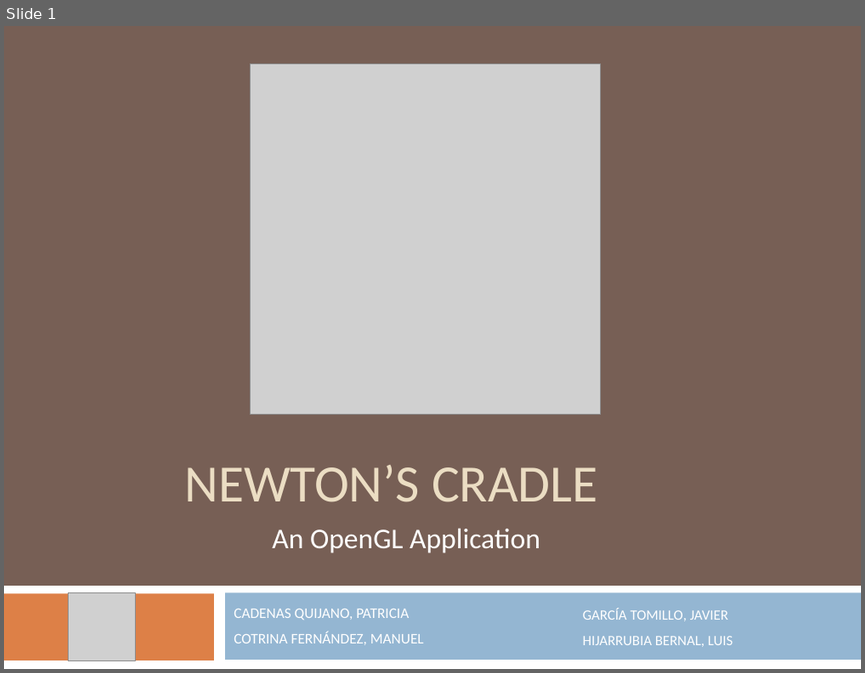
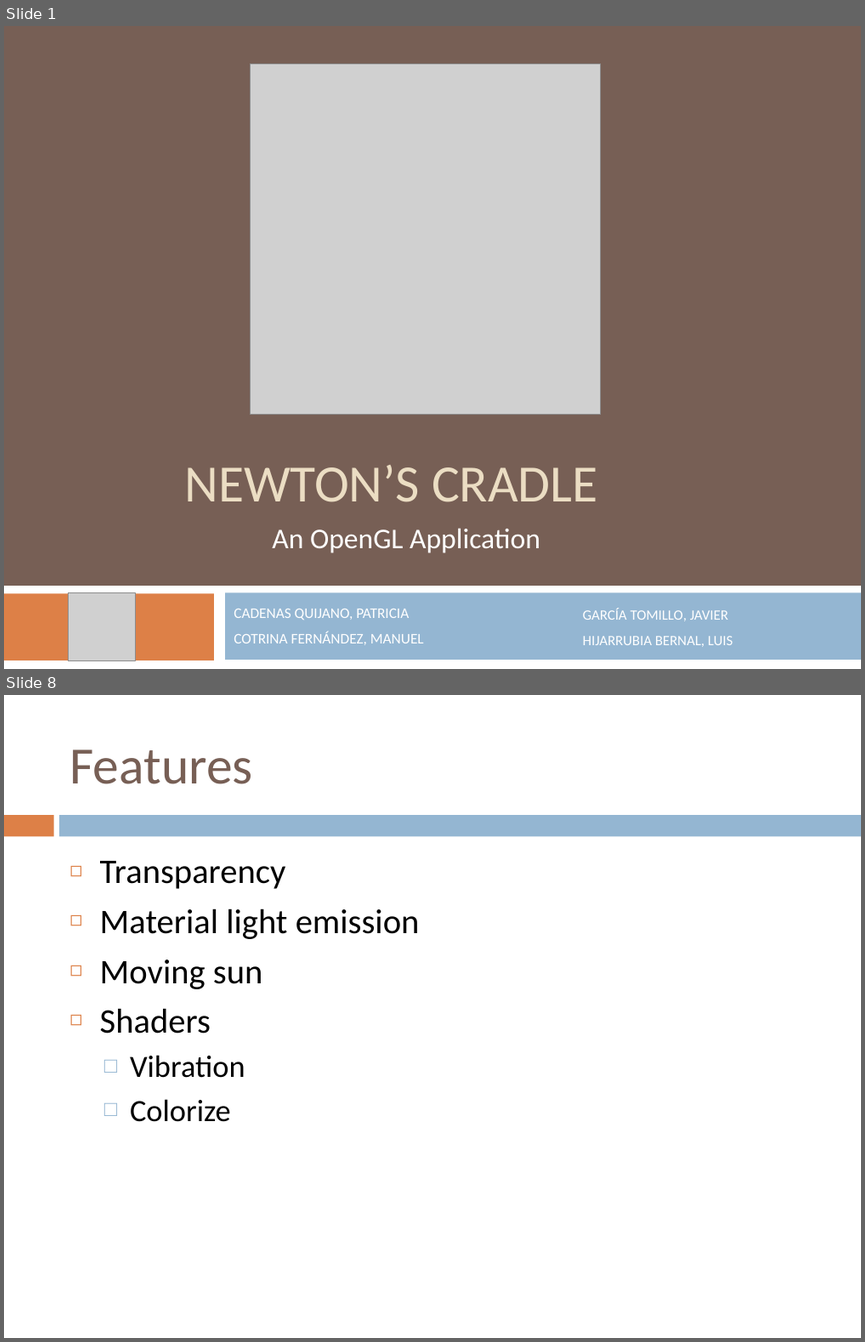
Before and after one commit to avatarreturn/newton-cradle, a slide deck: Newton1/documentacion/Presentation.pptx. Shown one above the other, each under a label of ours: slide 1 before the commit, slides 1 and 8 after it; the slides between them are not shown. The pictures are 865x673 and 865x1342 pixels, drawn with LibreOffice and Linux fonts; fonts in the diff are those of the drawing; grey boxes stand for pictures. Boxes give left, top, right and bottom in pixels: in the first picture for what was removed or moved away, otherwise in the second. Text is boxed around its words. In the diff, an @@ line names an element or a change of style, - is before the commit and + after.

```diff
--- a/Newton1/documentacion/Presentation.pptx
+++ b/Newton1/documentacion/Presentation.pptx
@@ slide 8 added at [4,695,861,1338], background #FFFFFF @@
@@ title added at [69,749,252,784], 44 pt, text #775F55 @@
+Features
@@ rectangle added at [4,815,53,836], fill #DD8047 @@
@@ rectangle added at [60,815,861,836], fill #94B6D2 @@
@@ text added at [100,861,420,1122], 29 pt, text #000000 @@
+◻ Transparency
+◻ Material light emission
+◻ Moving sun
+◻ Shaders
+  □ Vibration
+  □ Colorize
```
Also in this commit, not shown: 10 other slides added, 8 slides removed.
